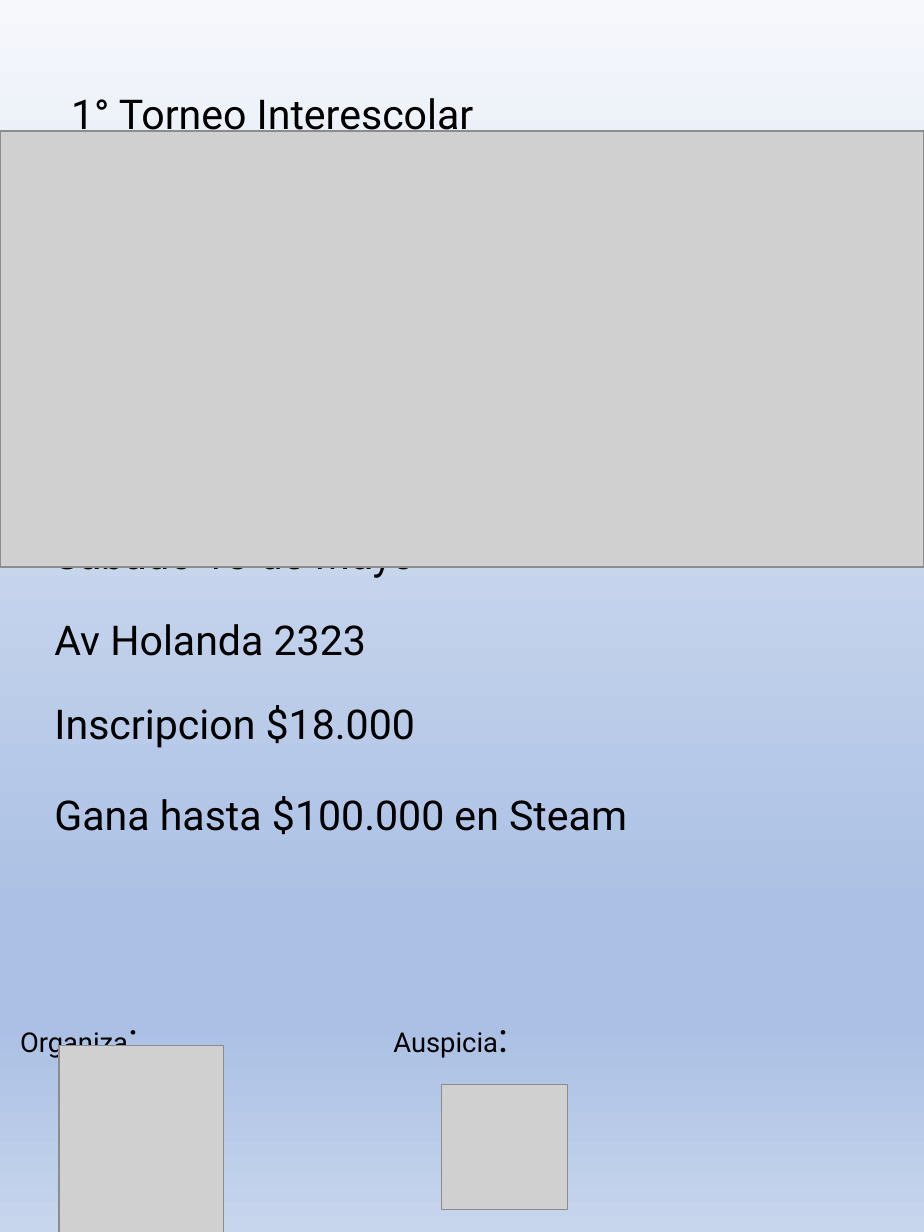
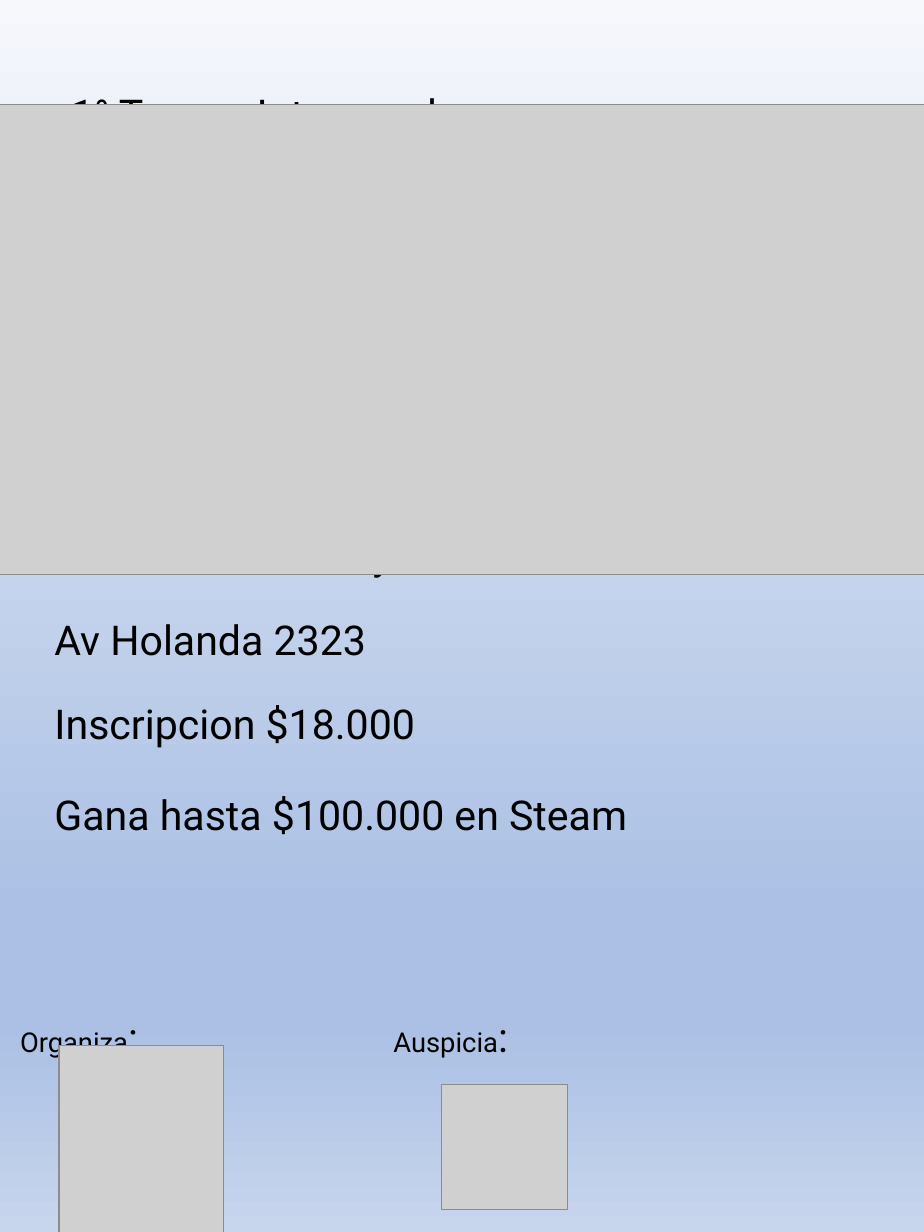
Before and after one commit to Zanfor/dackcl, a slide deck: slide 1 of Mundial/Flyer Mundial.pptx. Drawn at 924x1232 pixels with LibreOffice and Linux fonts; fonts in the diff are those of the drawing; grey boxes stand for pictures. Boxes give left, top, right and bottom in pixels: in the first picture for what was removed or moved away, otherwise in the second. Text is boxed around its words. In the diff, an @@ line names an element or a change of style, - is before the commit and + after.

```diff
--- a/Mundial/Flyer Mundial.pptx
+++ b/Mundial/Flyer Mundial.pptx
@@ text "1° Torneo Interescolar" rewrapped from bbox=[71, 98, 474, 139] to bbox=[71, 91, 474, 105] @@
@@ picture: place and size @@
-picture at bbox=[0, 131, 924, 567]
+picture at bbox=[0, 105, 924, 575]
```
Also in this commit, not shown: 4 other files.
